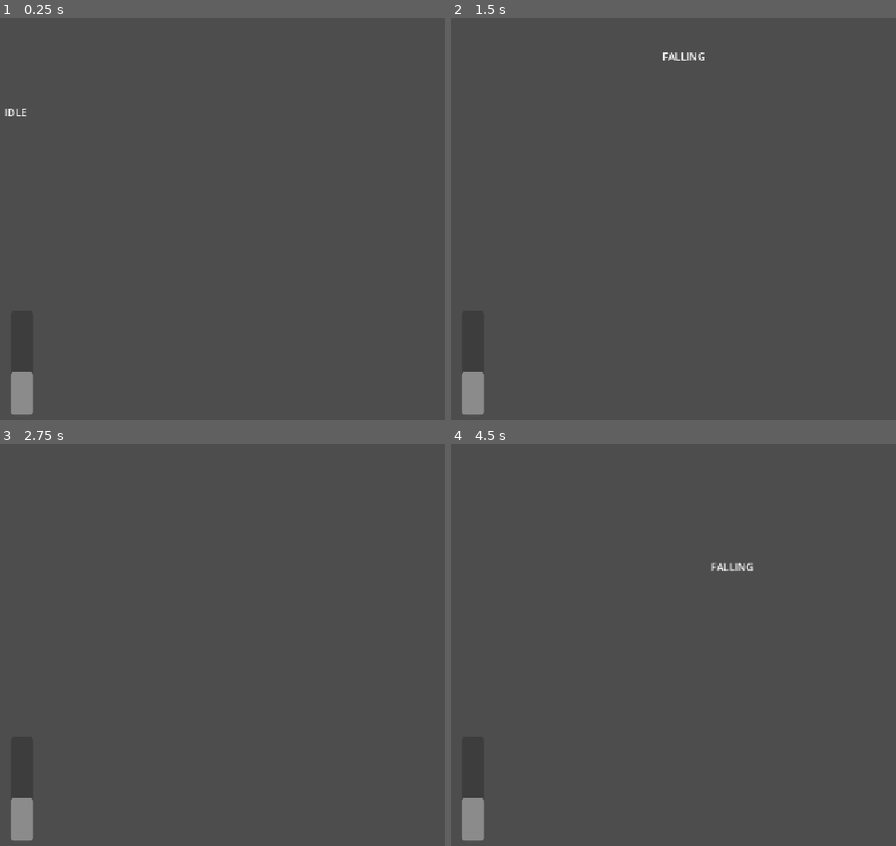
Above: before the commit, frames 1-4 (two rows, left to right).
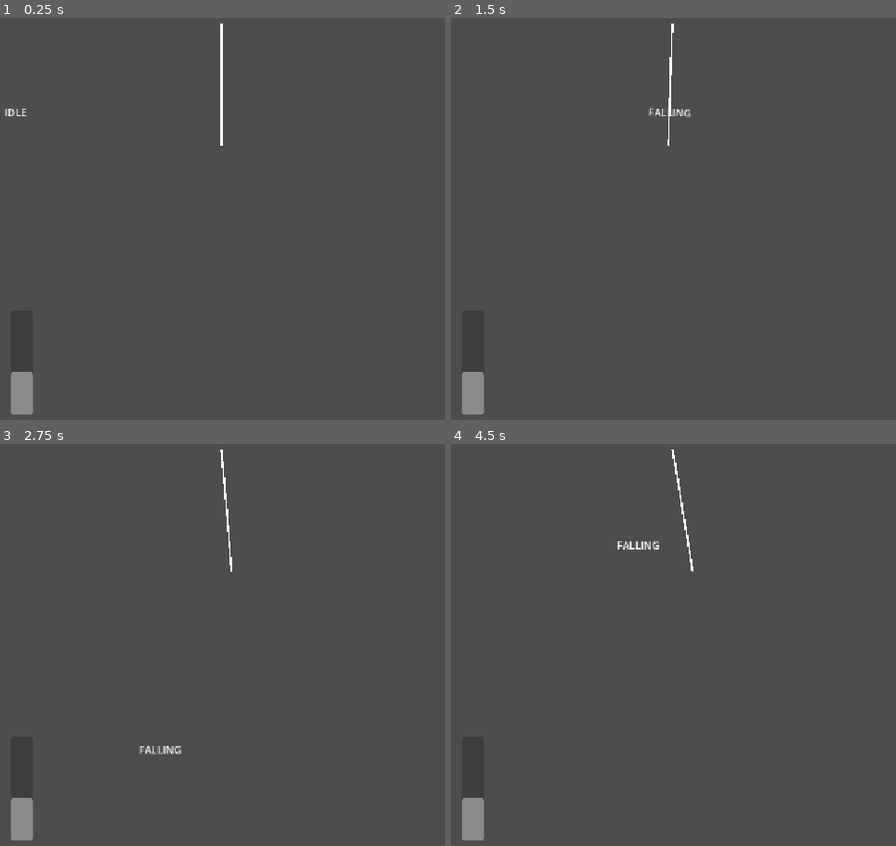
Above: after the commit, the same moments.

Repository: zt1ier/game-jam
Game: Godot game, scene res://scenes/levels/level_2/level_2.tscn
Same seed, same stepped clock (60 frames per second), same inputs: the game is played once before the commit and once after it. This scene is started directly instead of the project's main scene.
Inputs:
- Up to frame 1 (0.25 s): no input
- Up to frame 2 (1.5 s): tap Enter at 0.5 s; hold D (move_right) from 0.53 s (still down); tap Space (interact) at 0.6, 1.35 s; tap W (jump) at 0.77 s
- Up to frame 3 (2.75 s): tap W (jump) at 1.52 s; release D (move_right) at 2.03 s; hold A (move_left) from 2.03 s (still down); tap Space (interact) at 2.1 s
- Up to frame 4 (4.5 s): release A (move_left) at 2.78 s; hold D (move_right) 2.78-4.28 s; tap Space (interact) at 2.85, 3.6, 4.35 s; tap W (jump) at 3.02, 3.77 s; hold A (move_left) from 4.28 s (still down)

The runs differ from the first frame. In frame 1, 0.2% of the frame differs, in the area x 49-51%, y 1-32%; in frame 2, 0.3%; in frame 3, 0.3%; in frame 4, 0.4%, in the area x 37-68%, y 1-32%.

Commit message:
Level 2 Truffvine tweaks

Diff:
--- a/imaginary-game-studios/gobbo-and-furny/the-forever-truffie/scenes/levels/level_2/level_2.tscn
+++ b/imaginary-game-studios/gobbo-and-furny/the-forever-truffie/scenes/levels/level_2/level_2.tscn
@@ -1,8 +1,9 @@
-[gd_scene load_steps=6 format=3 uid="uid://bpn2ndmt1ga5r"]
+[gd_scene load_steps=7 format=3 uid="uid://bpn2ndmt1ga5r"]
 
 [ext_resource type="Script" uid="uid://bulr2gdci4vck" path="res://scripts/levels/level_2/level_2.gd" id="1_f1k8i"]
 [ext_resource type="PackedScene" uid="uid://cltbvpegm242h" path="res://scenes/levels/level_2/truffvine.tscn" id="2_v0jb6"]
 [ext_resource type="PackedScene" uid="uid://be7o78vygm7xu" path="res://scenes/gobbo.tscn" id="3_lp8so"]
+[ext_resource type="PackedScene" uid="uid://cio3ou8hj73vv" path="res://scenes/truffie.tscn" id="4_83l3i"]
 
 [sub_resource type="WorldBoundaryShape2D" id="WorldBoundaryShape2D_3luul"]
 normal = Vector2(0, -7)
@@ -47,4 +48,10 @@
 [node name="Gobbo" parent="." instance=ExtResource("3_lp8so")]
 position = Vector2(24, 216)
 
+[node name="Truffie" parent="." instance=ExtResource("4_83l3i")]
+position = Vector2(216, 224)
+
+[node name="Truffie2" parent="." instance=ExtResource("4_83l3i")]
+position = Vector2(984, 224)
+
 [connection signal="body_entered" from="Floor" to="." method="_on_floor_body_entered"]
--- a/imaginary-game-studios/gobbo-and-furny/the-forever-truffie/scenes/levels/level_2/truffvine.tscn
+++ b/imaginary-game-studios/gobbo-and-furny/the-forever-truffie/scenes/levels/level_2/truffvine.tscn
@@ -1,4 +1,6 @@
-[gd_scene load_steps=3 format=3 uid="uid://cltbvpegm242h"]
+[gd_scene load_steps=5 format=3 uid="uid://cltbvpegm242h"]
+
+[ext_resource type="Script" uid="uid://d2os7vjg78rme" path="res://scripts/levels/level_2/truffvine.gd" id="1_cip31"]
 
 [sub_resource type="RectangleShape2D" id="RectangleShape2D_i4bs4"]
 size = Vector2(128, 48)
@@ -6,27 +8,37 @@
 [sub_resource type="CircleShape2D" id="CircleShape2D_i4bs4"]
 radius = 24.0
 
+[sub_resource type="CircleShape2D" id="CircleShape2D_cip31"]
+radius = 56.0
+
 [node name="Truffvine" type="Node2D"]
+script = ExtResource("1_cip31")
 
-[node name="VineTop" type="StaticBody2D" parent="."]
+[node name="VineStart" type="StaticBody2D" parent="."]
 
-[node name="CollisionShape2D" type="CollisionShape2D" parent="VineTop"]
+[node name="CollisionShape2D" type="CollisionShape2D" parent="VineStart"]
 shape = SubResource("RectangleShape2D_i4bs4")
 
-[node name="VineTip" type="RigidBody2D" parent="."]
+[node name="VineEnd" type="RigidBody2D" parent="."]
+position = Vector2(0, 192)
 
-[node name="CollisionShape2D" type="CollisionShape2D" parent="VineTip"]
-position = Vector2(24, 152)
+[node name="CollisionShape2D" type="CollisionShape2D" parent="VineEnd"]
 shape = SubResource("CircleShape2D_i4bs4")
 
-[node name="Area2D" type="Area2D" parent="VineTip"]
+[node name="Area2D" type="Area2D" parent="VineEnd"]
 
-[node name="CollisionShape2D" type="CollisionShape2D" parent="VineTip/Area2D"]
-position = Vector2(24, 152)
-shape = SubResource("CircleShape2D_i4bs4")
+[node name="CollisionShape2D" type="CollisionShape2D" parent="VineEnd/Area2D"]
+shape = SubResource("CircleShape2D_cip31")
 
 [node name="PinJoint2D" type="PinJoint2D" parent="."]
-node_a = NodePath("../VineTop")
-node_b = NodePath("../VineTip")
+node_a = NodePath("../VineStart")
+node_b = NodePath("../VineEnd")
+angular_limit_enabled = true
 motor_enabled = true
 motor_target_velocity = 3.49066
+
+[node name="Line2D" type="Line2D" parent="."]
+width = 3.0
+
+[connection signal="body_entered" from="VineEnd/Area2D" to="." method="_on_body_entered"]
+[connection signal="body_exited" from="VineEnd/Area2D" to="." method="_on_body_exited"]
--- a/imaginary-game-studios/gobbo-and-furny/the-forever-truffie/scripts/levels/level_1/door.gd
+++ b/imaginary-game-studios/gobbo-and-furny/the-forever-truffie/scripts/levels/level_1/door.gd
@@ -1,7 +1,7 @@
 class_name LevelOneDoor extends Area2D
 
 
-var is_player_nearby: bool = false
+var is_gobbo_nearby: bool = false
 
 
 func _ready() -> void:
@@ -12,13 +12,13 @@
 
 
 func _physics_process(delta: float) -> void:
-	if is_player_nearby and Input.is_action_just_pressed("interact"):
+	if is_gobbo_nearby and Input.is_action_just_pressed("interact"):
 		get_tree().change_scene_to_file("res://scenes/levels/level_2/level_2.tscn")
 
 
 func _on_body_entered(body: Gobbo) -> void:
-	is_player_nearby = true
+	is_gobbo_nearby = true
 
 
 func _on_body_exited(body: Gobbo) -> void:
-	is_player_nearby = false
+	is_gobbo_nearby = false
--- /dev/null
+++ b/imaginary-game-studios/gobbo-and-furny/the-forever-truffie/scripts/levels/level_2/truffvine.gd
@@ -0,0 +1,111 @@
+class_name Truffvine extends Node2D
+
+
+@onready var vine_start: StaticBody2D = $VineStart
+@onready var vine_end: RigidBody2D = $VineEnd
+@onready var area_detect: Area2D = $VineEnd/Area2D
+@onready var draw_line: Line2D = $Line2D
+@onready var pin_joint: PinJoint2D = $PinJoint2D
+
+@onready var vine_end_collision: CollisionShape2D = $VineEnd/CollisionShape2D
+
+
+var gobbo: Gobbo = null
+var gobbo_collision: CollisionShape2D = null
+
+var is_gobbo_nearby: bool = false
+var is_attached: bool = false
+
+var attach_joint: PinJoint2D = null
+
+
+func _ready() -> void:
+	gobbo = get_tree().get_first_node_in_group("Gobbo")
+
+	pin_joint.angular_limit_enabled = true
+	pin_joint.angular_limit_lower = deg_to_rad(-120)
+	pin_joint.angular_limit_upper = deg_to_rad(120)
+
+	if not area_detect.is_connected("body_entered", Callable(self, "_on_body_entered")):
+		area_detect.connect("body_entered", Callable(self, "_on_body_entered"))
+	if not area_detect.is_connected("body_exited", Callable(self, "_on_body_exited")):
+		area_detect.connect("body_exited", Callable(self, "_on_body_exited"))
+
+
+func _process(delta: float) -> void:
+	draw_line.points = [vine_start.position, vine_end.position]
+
+
+func _physics_process(delta: float) -> void:
+	# swing logic
+	var truffie_value := TruffieManager.truffie_meter
+	var swing_multiplier = clamp(1.0 - (truffie_value / 50.0), 0.2, 1.0)
+	var swing_force = sin(Time.get_ticks_msec() * swing_multiplier) * 8000.0
+	vine_end.apply_torque(swing_force)
+	print(swing_force)
+
+	# interaction logic
+	if is_gobbo_nearby and not is_attached and Input.is_action_just_pressed("interact"):
+		_attach_gobbo()
+	elif is_attached and Input.is_action_just_pressed("interact"):
+		_detach_gobbo()
+	elif is_attached:
+		_swing_gobbo()
+	else:
+		_unswing_gobbo()
+
+
+func _attach_gobbo() -> void:
+	if not gobbo or is_attached:
+		return
+
+	print("attached bro")
+
+	is_attached = true
+	gobbo.set_physics_process(false) # disable movement
+
+
+func _detach_gobbo() -> void:
+	if not is_attached:
+		return
+
+	print("detached bro")
+
+	is_attached = false
+	if gobbo:
+		gobbo.set_physics_process(true) # enable movement
+
+
+func _swing_gobbo() -> void:
+	if not gobbo:
+		return
+
+	gobbo_collision = gobbo.get_child(0) # assuming first child is collision
+	gobbo_collision.disabled = true
+
+	gobbo.global_position = vine_end.global_position
+	gobbo.global_rotation = vine_end.global_rotation
+
+
+func _unswing_gobbo() -> void:
+	if not gobbo:
+		return
+
+	gobbo_collision = gobbo.get_child(0) # assuming first child is collision
+	gobbo_collision.disabled = false
+
+	gobbo.global_rotation = deg_to_rad(0)
+
+
+func _on_body_entered(body: Gobbo) -> void:
+	if not gobbo:
+		gobbo = body
+
+	is_gobbo_nearby = true
+
+
+func _on_body_exited(body: Gobbo) -> void:
+	if not gobbo:
+		gobbo = body
+
+	is_gobbo_nearby = false
--- a/imaginary-game-studios/gobbo-and-furny/the-forever-truffie/scripts/truffie_manager.gd
+++ b/imaginary-game-studios/gobbo-and-furny/the-forever-truffie/scripts/truffie_manager.gd
@@ -19,5 +19,4 @@
 
 func decrease_meter_over_time(delta: float) -> void:
 	truffie_meter -= delta * 0.25
-	print(truffie_meter)
 	meter_changed.emit()
Not shown, added: imaginary-game-studios/gobbo-and-furny/the-forever-truffie/scripts/levels/level_2/truffvine.gd.uid
